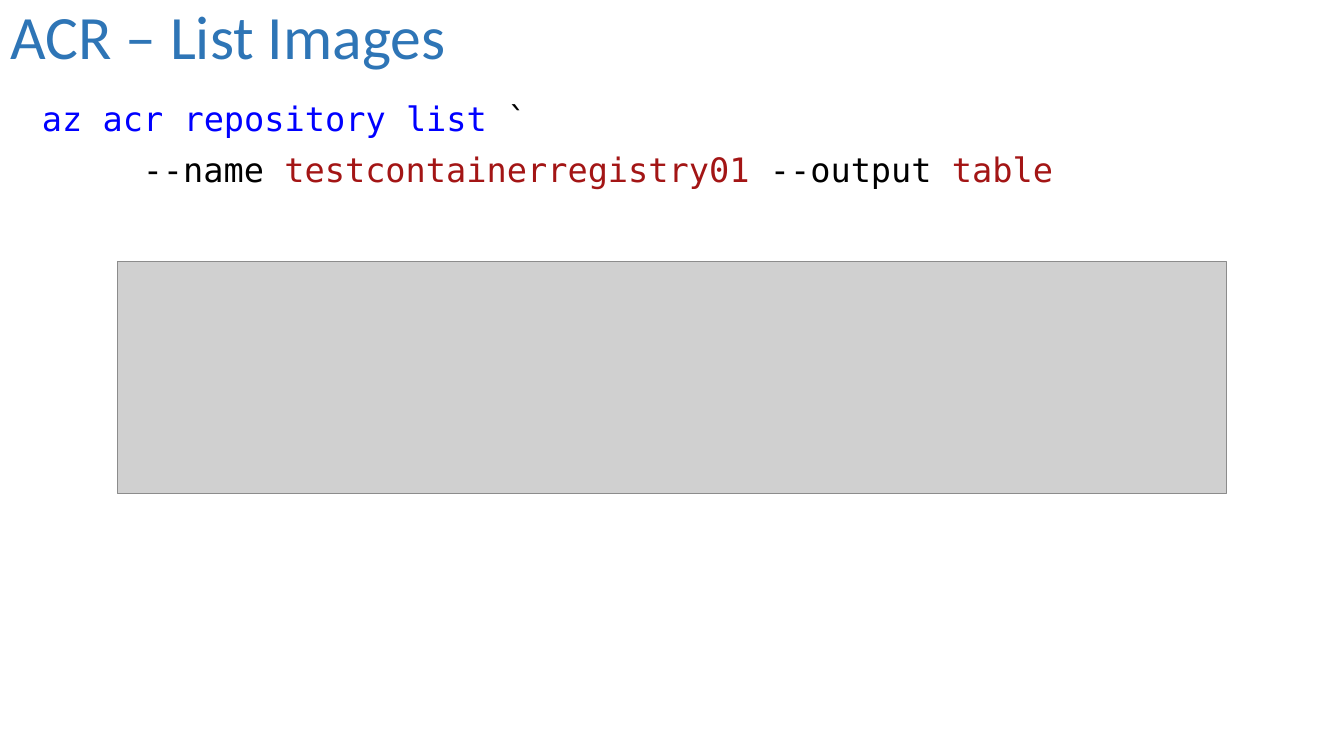
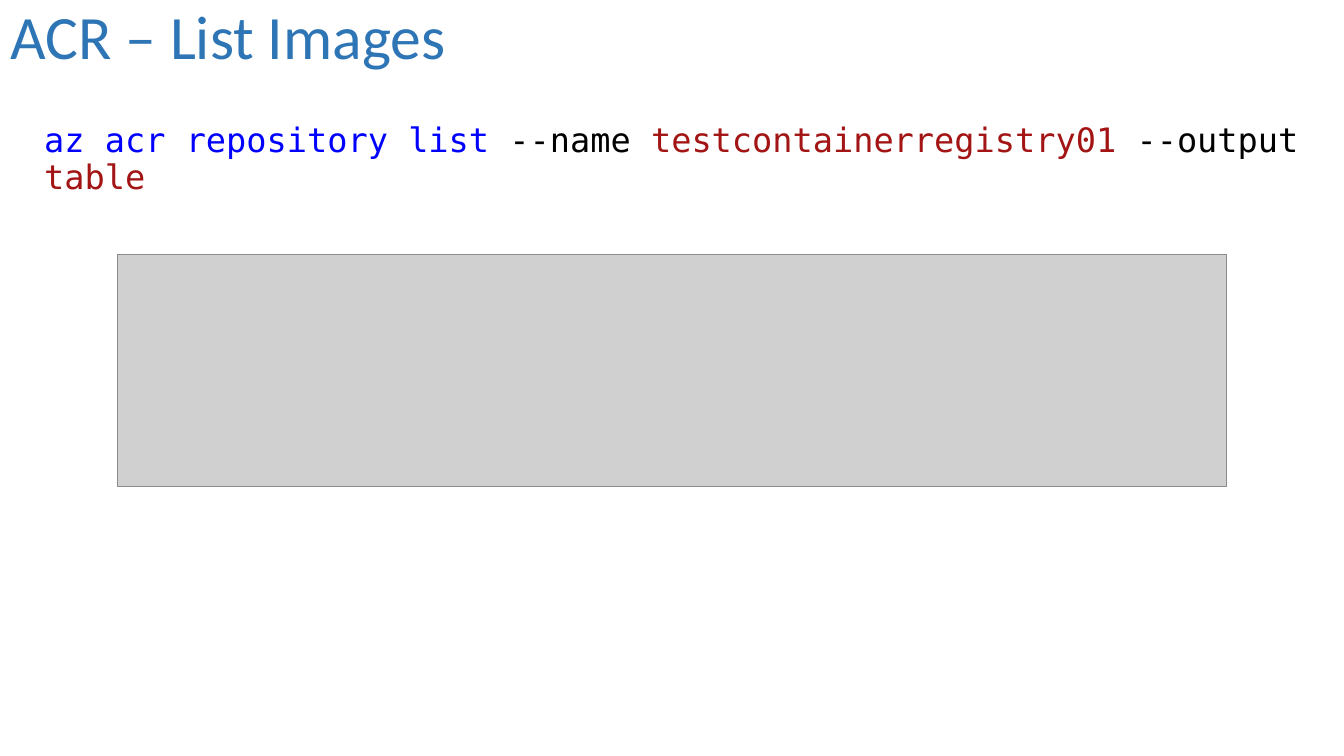
Before and after one commit to dbafromthecold/ContainersInTheCloud, a slide deck: slide 24 of ContainersInTheCloud.pptx. Drawn at 1344x756 pixels with LibreOffice and Linux fonts; fonts in the diff are those of the drawing; grey boxes stand for pictures; background and template pictures are left out. Boxes give left, top, right and bottom in pixels: in the first picture for what was removed or moved away, otherwise in the second. Text is boxed around its words. In the diff, an @@ line names an element or a change of style, - is before the commit and + after.

```diff
--- a/ContainersInTheCloud.pptx
+++ b/ContainersInTheCloud.pptx
@@ text at [44, 126, 1299, 190]: text changed @@
-az acr repository list `
---name testcontainerregistry01 --output table
+az acr repository list --name testcontainerregistry01 --output table
@@ picture: place and size @@
-picture at [118, 262, 1227, 494]
+picture at [118, 254, 1227, 486]
```
Also in this commit, not shown: 4 other slides changed.
